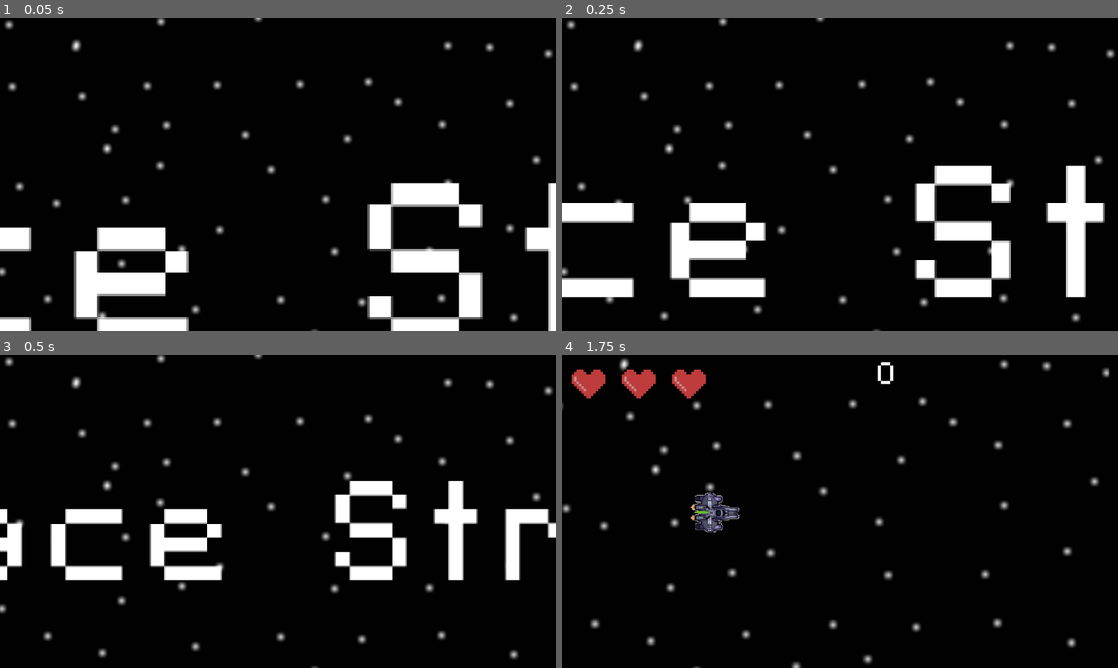
Above: before the commit, frames 1-4 (two rows, left to right).
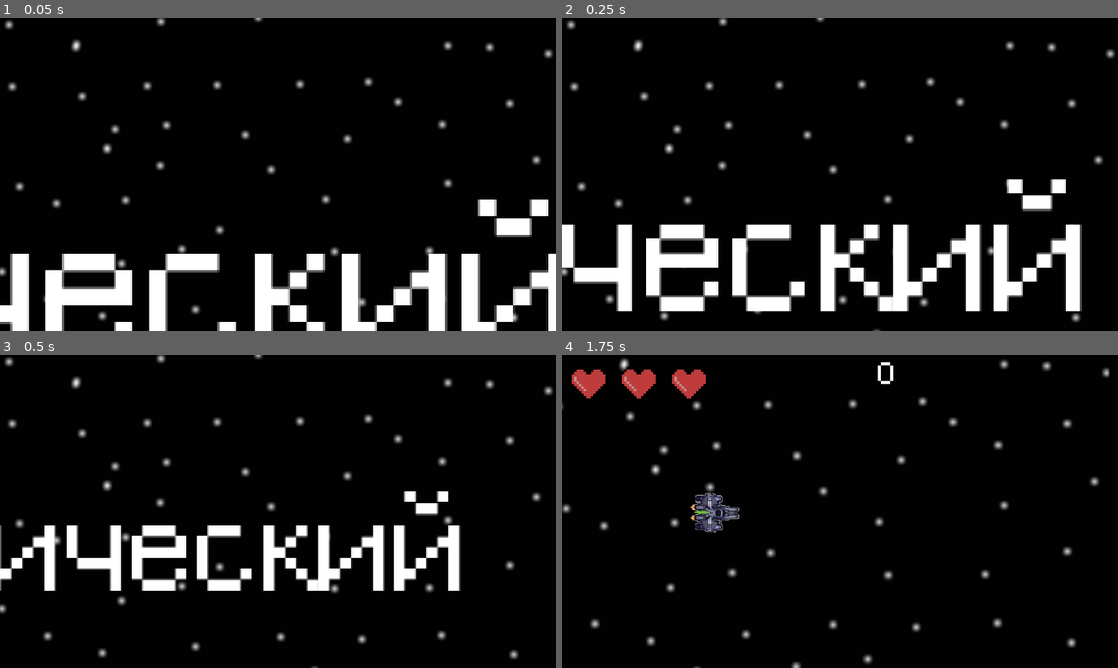
Above: after the commit, the same moments.

Repository: cofeek-codes/Space-Strike
Game: Godot game, scene res://scenes/ui/main_menu.tscn
Same seed, same stepped clock (60 frames per second), same inputs: the game is played once before the commit and once after it.
Inputs (mouse positions are in pixels of both pictures, inside the frame that each line leads up to):
- Up to frame 1 (0.05 s): no input
- Up to frame 2 (0.25 s): no input
- Up to frame 3 (0.5 s): no input
- Up to frame 4 (1.75 s): click (856, 580) at 0.5 s; move the mouse to (962, 495) at 1.27 s; hold Right (move_right) from 1.28 s (still down); click (962, 495) at 1.35 s

The runs differ from the first frame. In frame 1, 16% of the frame differs, in the area x 0-100%, y 52-100%; in frame 2, 16%, in the area x 0-98%, y 47-94%; in frame 3, 12%; in frame 4, nothing differs.

Commit message:
cyrilic controls fixed

Diff:
--- a/project.godot
+++ b/project.godot
@@ -56,30 +56,30 @@
 
 move_left={
 "deadzone": 0.5,
-"events": [Object(InputEventKey,"resource_local_to_scene":fa …(119 unchanged characters)… ressed":false,"pressed":false,"keycode":65,"physical_keycode":0,"key_label":0,"unicode":97,"location":0,"echo":false,"script":null)
-, Object(InputEventKey,"resource_local_to_scene":false,"resource_name":"","device":-1,"window_id":0,"alt_pressed":false,"shift_pressed":false,"ctrl_pressed":false,"meta_pressed":false,"pressed":false,"keycode":4194319,"physical_keycode":0,"key_label":0,"unicode":0,"location":0,"echo":false,"script":null)
+"events": [Object(InputEventKey,"resource_local_to_scene":fa …(119 unchanged characters)… ressed":false,"pressed":false,"keycode":4194319,"physical_keycode":0,"key_label":0,"unicode":0,"location":0,"echo":false,"script":null)
 , Object(InputEventJoypadMotion,"resource_local_to_scene":false,"resource_name":"","device":-1,"axis":0,"axis_value":-1.0,"script":null)
+, Object(InputEventKey,"resource_local_to_scene":false,"resource_name":"","device":-1,"window_id":0,"alt_pressed":false,"shift_pressed":false,"ctrl_pressed":false,"meta_pressed":false,"pressed":false,"keycode":0,"physical_keycode":65,"key_label":0,"unicode":1092,"location":0,"echo":false,"script":null)
 ]
 }
 move_right={
 "deadzone": 0.5,
-"events": [Object(InputEventKey,"resource_local_to_scene":fa …(119 unchanged characters)… ressed":false,"pressed":false,"keycode":68,"physical_keycode":0,"key_label":0,"unicode":100,"location":0,"echo":false,"script":null)
-, Object(InputEventKey,"resource_local_to_scene":false,"resource_name":"","device":-1,"window_id":0,"alt_pressed":false,"shift_pressed":false,"ctrl_pressed":false,"meta_pressed":false,"pressed":false,"keycode":4194321,"physical_keycode":0,"key_label":0,"unicode":0,"location":0,"echo":false,"script":null)
+"events": [Object(InputEventKey,"resource_local_to_scene":fa …(119 unchanged characters)… ressed":false,"pressed":false,"keycode":4194321,"physical_keycode":0,"key_label":0,"unicode":0,"location":0,"echo":false,"script":null)
 , Object(InputEventJoypadMotion,"resource_local_to_scene":false,"resource_name":"","device":-1,"axis":0,"axis_value":1.0,"script":null)
+, Object(InputEventKey,"resource_local_to_scene":false,"resource_name":"","device":-1,"window_id":0,"alt_pressed":false,"shift_pressed":false,"ctrl_pressed":false,"meta_pressed":false,"pressed":false,"keycode":0,"physical_keycode":68,"key_label":0,"unicode":1074,"location":0,"echo":false,"script":null)
 ]
 }
 move_up={
 "deadzone": 0.5,
-"events": [Object(InputEventKey,"resource_local_to_scene":fa …(119 unchanged characters)… ressed":false,"pressed":false,"keycode":87,"physical_keycode":0,"key_label":0,"unicode":119,"location":0,"echo":false,"script":null)
-, Object(InputEventKey,"resource_local_to_scene":false,"resource_name":"","device":-1,"window_id":0,"alt_pressed":false,"shift_pressed":false,"ctrl_pressed":false,"meta_pressed":false,"pressed":false,"keycode":4194320,"physical_keycode":0,"key_label":0,"unicode":0,"location":0,"echo":false,"script":null)
+"events": [Object(InputEventKey,"resource_local_to_scene":fa …(119 unchanged characters)… ressed":false,"pressed":false,"keycode":4194320,"physical_keycode":0,"key_label":0,"unicode":0,"location":0,"echo":false,"script":null)
 , Object(InputEventJoypadMotion,"resource_local_to_scene":false,"resource_name":"","device":-1,"axis":1,"axis_value":-1.0,"script":null)
+, Object(InputEventKey,"resource_local_to_scene":false,"resource_name":"","device":-1,"window_id":0,"alt_pressed":false,"shift_pressed":false,"ctrl_pressed":false,"meta_pressed":false,"pressed":false,"keycode":0,"physical_keycode":87,"key_label":0,"unicode":1094,"location":0,"echo":false,"script":null)
 ]
 }
 move_down={
 "deadzone": 0.5,
-"events": [Object(InputEventKey,"resource_local_to_scene":fa …(119 unchanged characters)… ressed":false,"pressed":false,"keycode":83,"physical_keycode":0,"key_label":0,"unicode":115,"location":0,"echo":false,"script":null)
-, Object(InputEventKey,"resource_local_to_scene":false,"resource_name":"","device":-1,"window_id":0,"alt_pressed":false,"shift_pressed":false,"ctrl_pressed":false,"meta_pressed":false,"pressed":false,"keycode":4194322,"physical_keycode":0,"key_label":0,"unicode":0,"location":0,"echo":false,"script":null)
+"events": [Object(InputEventKey,"resource_local_to_scene":fa …(119 unchanged characters)… ressed":false,"pressed":false,"keycode":4194322,"physical_keycode":0,"key_label":0,"unicode":0,"location":0,"echo":false,"script":null)
 , Object(InputEventJoypadMotion,"resource_local_to_scene":false,"resource_name":"","device":-1,"axis":1,"axis_value":1.0,"script":null)
+, Object(InputEventKey,"resource_local_to_scene":false,"resource_name":"","device":-1,"window_id":0,"alt_pressed":false,"shift_pressed":false,"ctrl_pressed":false,"meta_pressed":false,"pressed":false,"keycode":0,"physical_keycode":83,"key_label":0,"unicode":1099,"location":0,"echo":false,"script":null)
 ]
 }
 shoot={
@@ -93,7 +93,7 @@
 
 locale/translations=PackedStringArray("res://localizations/en.po", "res://localizations/ru.po")
 locale/translations_pot_files=PackedStringArray("res://scenes/ui/game_over.tscn", "res://scenes/ui/how_to_play.tscn", "res://scenes/ui/main_menu.tscn", "res://scenes/ui/settings_menu.tscn")
-locale/test="en"
+locale/test="ru"
 locale/locale_filter_mode=0
 
 [rendering]
